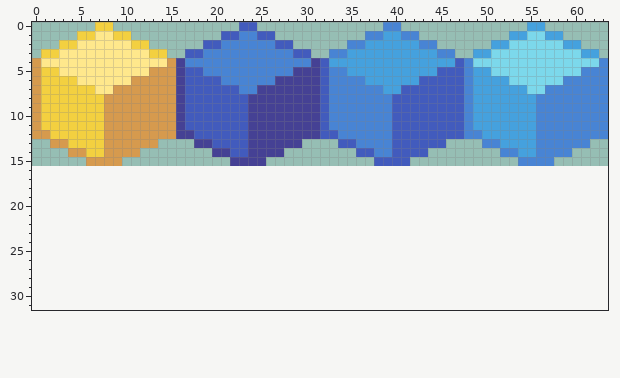
Pixel-art sprite: resources/Tileset.png. Above is the file before it was changed.
The file is 64x16 pixels. The old version is drawn lined up with the new one, on the new canvas.
After the commit:
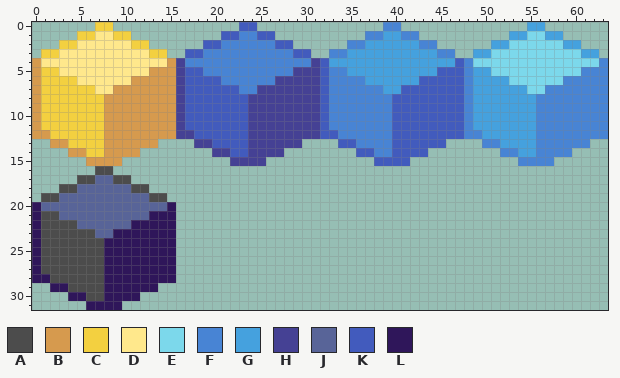
Palette (. is transparent): A #4c4c4c  B #d69a4e  C #f3d040  D #ffe88c  E #7cd8eb  F #4884d4  G #45a1de  H #454194  J #586498  K #425bbd  L #2f165a
The exact change:
canvas 64x16 -> 64x32
y 16: x 7..8 .. -> AA
y 17: x 5..10 ...... -> AAJJAA
y 18: x 3..12 .......... -> AAJJJJJJAA
y 19: x 1..14 .............. -> AAJJJJJJJJJJAA
y 20: x 0..15 ................ -> LJJJJJJJJJJJJJJL
y 21: x 0..15 ................ -> LAAJJJJJJJJJJLLL
y 22: x 0..15 ................ -> LAAAAJJJJJJLLLLL
y 23: x 0..15 ................ -> LAAAAAAJJLLLLLLL
y 24..27: x 0..15 ................ -> LAAAAAAALLLLLLLL
y 28: x 0..15 ................ -> LLAAAAAALLLLLLLL
y 29: x 2..13 ............ -> LLAAAALLLLLL
y 30: x 4..11 ........ -> LLAALLLL
y 31: x 6..9 .... -> LLLL
Boxes around the changes in both pictures, in picture pixels (x1, y1, x2, y2):
added: (32, 166, 176, 310)
